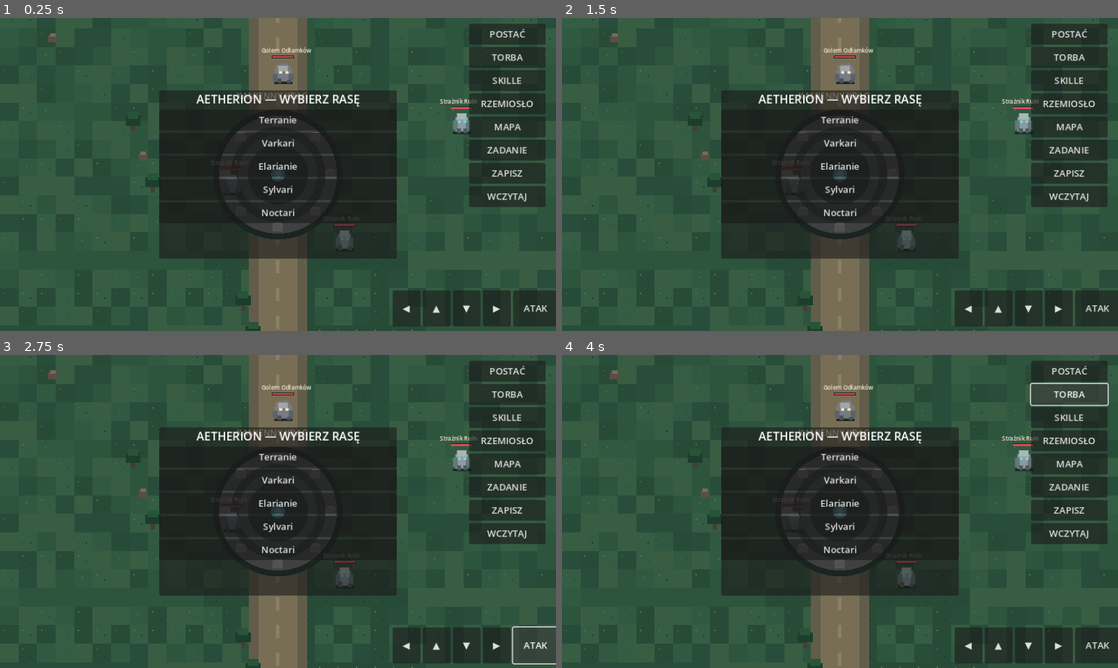
Above: before the commit, frames 1-4 (two rows, left to right).
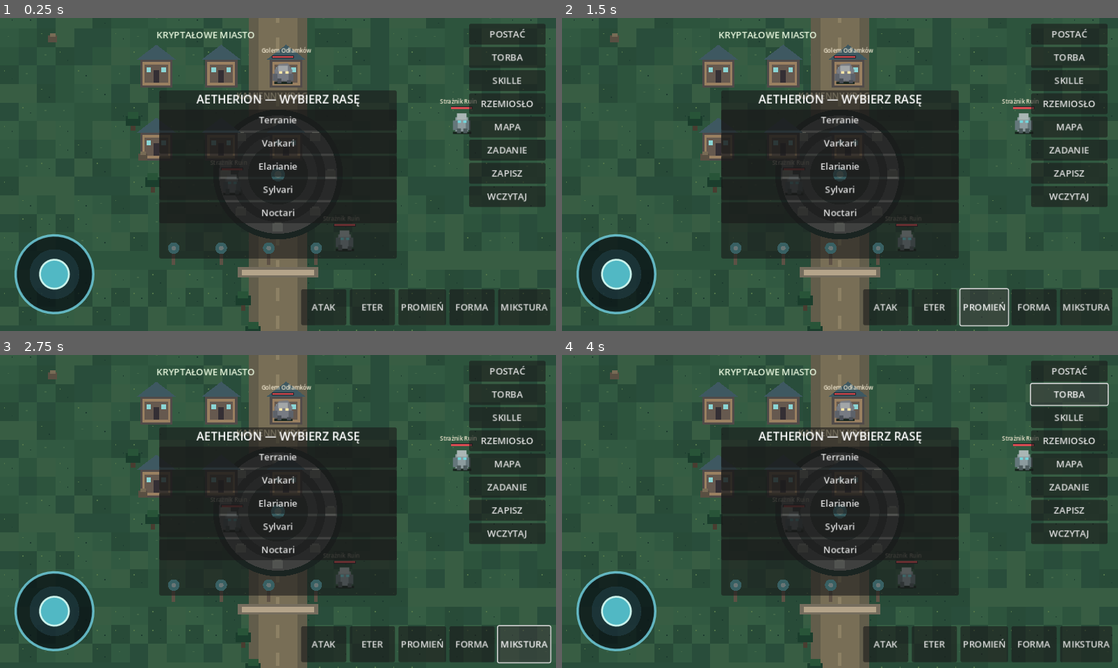
Above: after the commit, the same moments.

Repository: Kulpiak/Aetherion
Game: Godot game, scene res://scenes/main.tscn
Two runs of this game, one before a commit and one after it. Both use one fixed random seed, a clock stepped at 60 frames per second and the inputs below.
Inputs (mouse positions are in pixels of both pictures, inside the frame that each line leads up to):
- Up to frame 1 (0.25 s): no input
- Up to frame 2 (1.5 s): click (934, 305) at 0.5 s, where only the run after the commit has a clickable "ETER"; click (984, 305) at 1.25 s, where only the run after the commit has a clickable "PROMIEŃ"
- Up to frame 3 (2.75 s): click (522, 642) at 2 s, where only the run after the commit has a clickable "MIKSTURA"
- Up to frame 4 (4 s): click "POSTAĆ" at 2.75 s; click "TORBA" at 3.5 s

The runs differ from the first frame. In frame 1, 8.6% of the frame differs, in the area x 2-100%, y 4-99%; in frame 2, 8.7%; in frame 3, 8.7%; in frame 4, 8.6%.

Commit message:
Add mobile virtual joystick, expanded combat skills and crystal city details

Diff:
--- a/scripts/game.gd
+++ b/scripts/game.gd
@@ -1,4 +1,41 @@
 extends Node2D
+
+class VirtualStick extends Control:
+ signal vector_changed(value: Vector2)
+ var active := false
+ var axis := Vector2.ZERO
+ func _ready() -> void:
+  mouse_filter = Control.MOUSE_FILTER_STOP
+  custom_minimum_size = Vector2(152,152)
+ func _gui_input(event: InputEvent) -> void:
+  if event is InputEventScreenTouch:
+   active = event.pressed
+   axis = _axis_from(event.position) if active else Vector2.ZERO
+   vector_changed.emit(axis)
+   queue_redraw()
+  elif event is InputEventScreenDrag and active:
+   axis = _axis_from(event.position)
+   vector_changed.emit(axis)
+   queue_redraw()
+  elif event is InputEventMouseButton and event.button_index == MOUSE_BUTTON_LEFT:
+   active = event.pressed
+   axis = _axis_from(event.position) if active else Vector2.ZERO
+   vector_changed.emit(axis)
+   queue_redraw()
+  elif event is InputEventMouseMotion and active:
+   axis = _axis_from(event.position)
+   vector_changed.emit(axis)
+   queue_redraw()
+ func _axis_from(point: Vector2) -> Vector2:
+  var value := (point - size * 0.5) / 54.0
+  return value.limit_length(1.0)
+ func _draw() -> void:
+  var center := size * 0.5
+  draw_circle(center,67,Color(0.025,0.055,0.075,0.72))
+  draw_arc(center,67,0.0,TAU,48,Color(0.45,0.83,0.9,0.8),3.0,true)
+  draw_circle(center,43,Color(0.15,0.28,0.32,0.45))
+  draw_circle(center + axis * 39.0,25,Color(0.34,0.78,0.83,0.9))
+  draw_arc(center + axis * 39.0,25,0.0,TAU,32,Color(0.82,0.97,0.94,0.95),2.0,true)
 
 const SAVE_PATH := "user://aetherion_save.json"
 const SPRITE_ATLAS: Texture2D = preload("res://assets/aetherion_sprites.svg")
@@ -61,6 +98,9 @@
 var quest_label: Label
 var msg: Label
 var panel: PanelContainer
+var virtual_stick: VirtualStick
+var bolt_cd := 0.0
+var bolt_anim := 0.0
 
 func _ready() -> void:
  rng.randomize()
@@ -115,20 +155,24 @@
  _button(right,"ZADANIE",_quest_interact)
  _button(right,"ZAPISZ",_save_game)
  _button(right,"WCZYTAJ",_load_game)
+ virtual_stick = VirtualStick.new()
+ virtual_stick.set_anchors_preset(Control.PRESET_BOTTOM_LEFT)
+ virtual_stick.position = Vector2(18,-174)
+ virtual_stick.size = Vector2(152,152)
+ virtual_stick.vector_changed.connect(_on_virtual_stick)
+ root.add_child(virtual_stick)
  var bottom := HBoxContainer.new()
- bottom.set_anchors_preset(Control.PRESET_BOTTOM_WIDE)
- bottom.position = Vector2(8,-70)
- bottom.size = Vector2(944,62)
- bottom.alignment = BoxContainer.ALIGNMENT_CENTER
+ bottom.set_anchors_preset(Control.PRESET_BOTTOM_RIGHT)
+ bottom.position = Vector2(-520,-72)
+ bottom.size = Vector2(510,62)
+ bottom.alignment = BoxContainer.ALIGNMENT_END
+ bottom.add_theme_constant_override("separation",6)
  root.add_child(bottom)
- _move_button(bottom,"◀","left")
- _move_button(bottom,"▲","up")
- _move_button(bottom,"▼","down")
- _move_button(bottom,"▶","right")
  _button(bottom,"ATAK",_attack,78,54)
- _button(bottom,"TECHNIKA",_skill,94,54)
+ _button(bottom,"ETER",_skill,78,54)
+ _button(bottom,"PROMIEŃ",_skill_bolt,82,54)
  _button(bottom,"FORMA",_transform,78,54)
- _button(bottom,"MIKSTURA",_potion,94,54)
+ _button(bottom,"MIKSTURA",_potion,90,54)
  panel = PanelContainer.new()
  panel.set_anchors_preset(Control.PRESET_CENTER)
  panel.position = Vector2(-205,-145)
@@ -192,6 +236,8 @@
  attack_anim = maxf(0.0,attack_anim-delta)
  skill_cd = maxf(0.0,skill_cd-delta)
  skill_anim = maxf(0.0,skill_anim-delta)
+ bolt_cd = maxf(0.0,bolt_cd-delta)
+ bolt_anim = maxf(0.0,bolt_anim-delta)
  transform_cd = maxf(0.0,transform_cd-delta)
  if transformed:
   transform_left -= delta
@@ -256,6 +302,12 @@
  _update_hud()
  queue_redraw()
 
+func _on_virtual_stick(value: Vector2) -> void:
+ held["left"] = value.x < -0.18
+ held["right"] = value.x > 0.18
+ held["up"] = value.y < -0.18
+ held["down"] = value.y > 0.18
+
 func _nearest_enemy(max_distance: float) -> int:
  var best := -1
  var nearest := max_distance
@@ -297,6 +349,29 @@
    if enemy["hp"] <= 0.0: _kill_enemy(i)
    else: enemies[i] = enemy
  _say("Technika Eterium!")
+
+func _skill_bolt() -> void:
+ if not started or bolt_cd > 0.0:
+  return
+ if ether < 28.0:
+  _say("Za mało Eterium na Promień.")
+  return
+ var index := _nearest_enemy(285.0)
+ if index < 0:
+  _say("Brak celu dla Promienia.")
+  return
+ ether -= 28.0
+ bolt_cd = 6.0
+ bolt_anim = 0.38
+ var enemy := enemies[index]
+ player_facing = (enemy["pos"]-player_pos).normalized()
+ attack_target = enemy["pos"]
+ enemy["hp"] -= atk * 3 + (18 if transformed else 0)
+ if enemy["hp"] <= 0.0:
+  _kill_enemy(index)
+ else:
+  enemies[index] = enemy
+ _say("PROMIEŃ ETERIUM!")
 
 func _transform() -> void:
  if not started: return
@@ -437,7 +512,7 @@
  elif panel_name == "Mapa":
   body.text = "KAMIENNY KRĄG — bezpieczna strefa i Kronikarz.\\nZIELONE OSTĘPY — polowania na stworzenia.\\nWSCHODNIE RUINY — rozdział I i Strażnik Rdzenia.\\nTwoja pozycja: %d, %d" % [int(player_pos.x),int(player_pos.y)]
  else:
-  body.text = "Technika Eterium: koszt 20, obrażenia obszarowe, cooldown 4 s.\\nPrzebudzenie Rdzenia: koszt 28, czas 16 s, cooldown 32 s.\\nVarkari: gałęzie Żar / Pryzmat / Instynkt."
+  body.text = "Technika Eterium: koszt 20, fala obszarowa, cooldown 4 s.\\nPromień Eterium: koszt 28, zasięg 285, potrójne obrażenia, cooldown 6 s.\\nPrzebudzenie Rdzenia: 16 s.\\nGałęzie rozwoju: Żar / Pryzmat / Instynkt."
  box.add_child(body)
  if panel_name == "Rzemiosło":
   _button(box,"WYT WÓRZ OSTRZE ETERIUM",func(): _craft_item("Ostrze Eterium"),370,34)
@@ -642,6 +717,25 @@
  draw_circle(START_POS,12,Color("#67c6d0"))
  draw_circle(START_POS,6,Color("#b7f2e9"))
  draw_string(ThemeDB.fallback_font,START_POS+Vector2(-72,-130),"KAMIENNY KRĄG",HORIZONTAL_ALIGNMENT_LEFT,-1,15,Color("#fff0c4"))
+ # Kryształowe Miasto — kamienne place, domy kupieckie i eteryczne latarnie.
+ for i in range(6):
+  var bx := 270.0 + float(i % 3) * 112.0
+  var by := 205.0 + float(i / 3) * 126.0
+  draw_rect(Rect2(bx-28,by-23,56,48),Color("#514b49"))
+  draw_rect(Rect2(bx-24,by-19,48,40),Color("#9a8061"))
+  draw_rect(Rect2(bx-20,by-15,40,32),Color("#66594f"))
+  draw_colored_polygon(PackedVector2Array([Vector2(bx-34,by-23),Vector2(bx,by-49),Vector2(bx+34,by-23)]),Color("#3e5861"))
+  draw_rect(Rect2(bx-5,by-5,10,22),Color("#342f34"))
+  draw_rect(Rect2(bx-17,by-10,8,9),Color("#8bd5d5"))
+  draw_rect(Rect2(bx+9,by-10,8,9),Color("#8bd5d5"))
+ for i in range(4):
+  var lx := 300.0 + float(i) * 82.0
+  draw_rect(Rect2(lx-3,START_POS.y+130,6,26),Color("#5d5145"))
+  draw_circle(Vector2(lx,START_POS.y+127),10,Color("#67cbd1"))
+  draw_circle(Vector2(lx,START_POS.y+127),4,Color("#e0ffff"))
+ draw_rect(Rect2(410,START_POS.y+160,140,18),Color("#756d5e"))
+ draw_rect(Rect2(418,START_POS.y+164,124,10),Color("#b4a48a"))
+ draw_string(ThemeDB.fallback_font,Vector2(270,145),"KRYPTAŁOWE MIASTO",HORIZONTAL_ALIGNMENT_LEFT,-1,16,Color("#e6f5dc"))
  # Wschodnie ruiny — cel pierwszego rozdziału
  draw_rect(Rect2(RUINS_POS.x-100,RUINS_POS.y-70,200,140),Color("#263b37"))
  draw_rect(Rect2(RUINS_POS.x-88,RUINS_POS.y-58,176,116),Color("#756d58"))
@@ -693,6 +787,10 @@
 
 func _draw_combat_effects() -> void:
  var now := float(Time.get_ticks_msec()) / 1000.0
+ if bolt_anim > 0.0:
+  var beam_start := player_pos + Vector2(0,-8)
+  draw_line(beam_start,attack_target,Color(0.35,0.95,1.0,0.9),9.0,true)
+  draw_line(beam_start,attack_target,Color(0.9,1.0,1.0,0.95),3.0,true)
  if attack_anim > 0.0:
   var progress := 1.0 - attack_anim / 0.24
   var sweep := progress * 1.25
